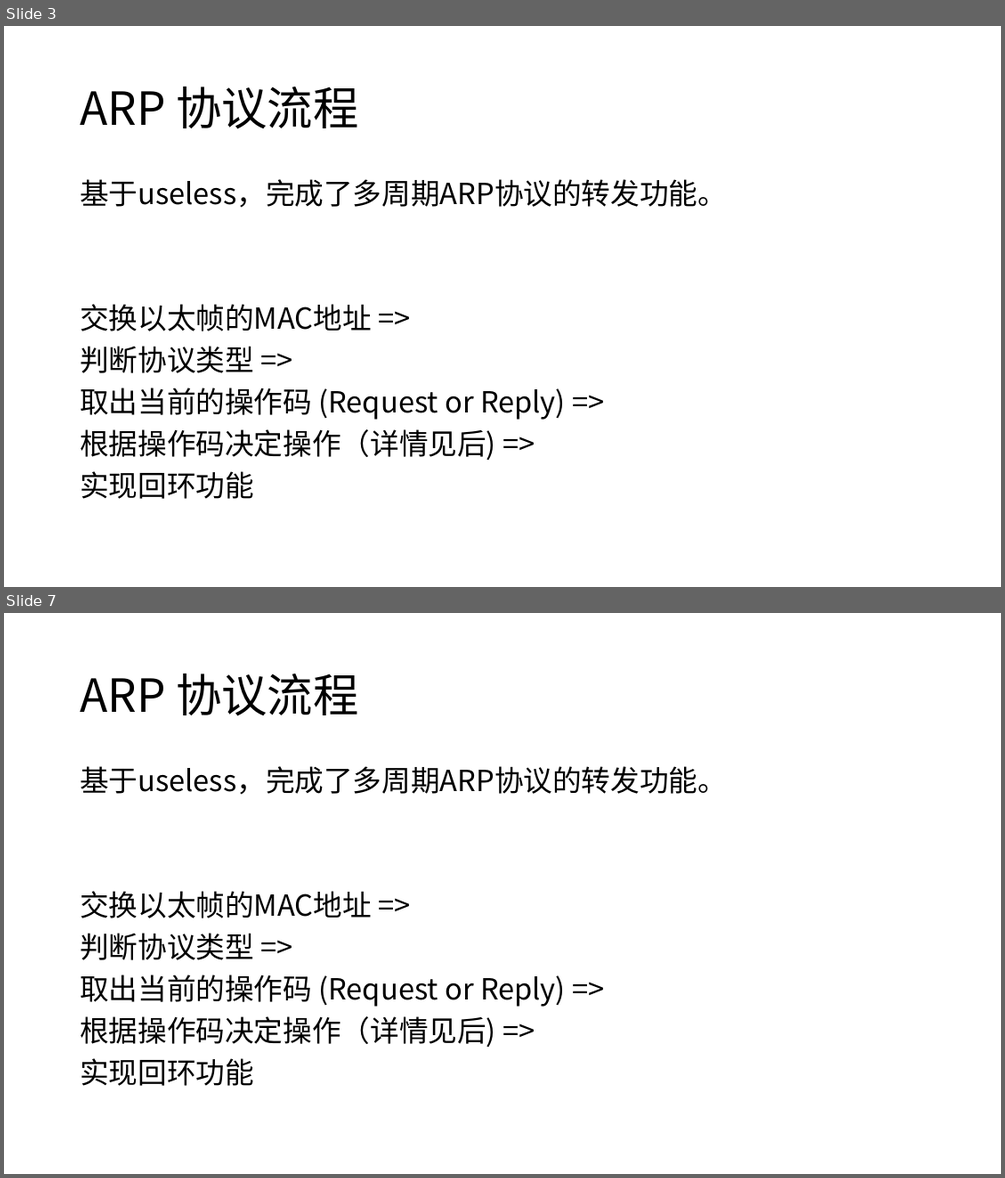
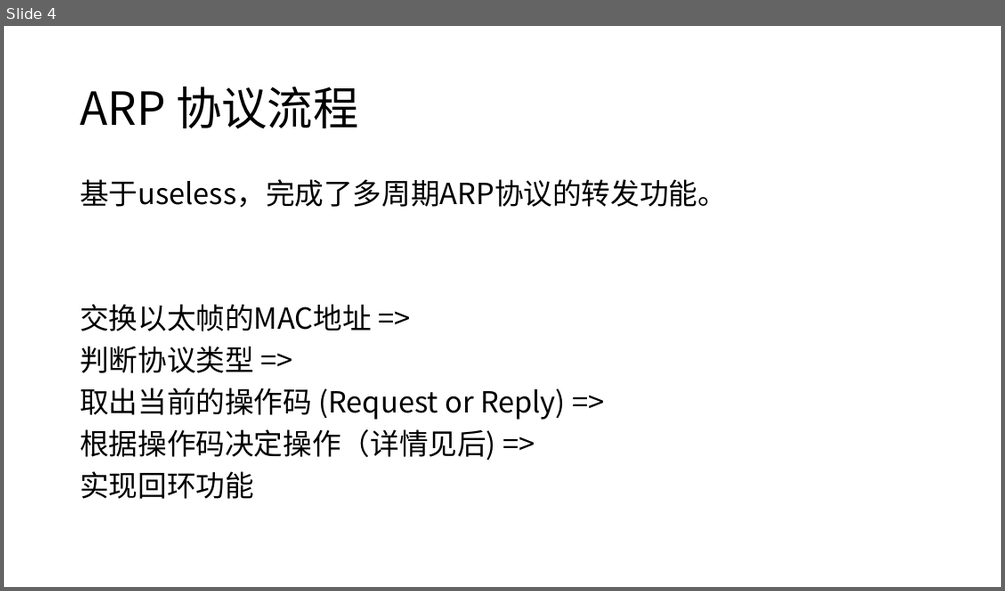
Before and after one commit to Guangxuan-Xiao/FPGA-RV32-Router, a slide deck: ppt/loopback+arp.pptx. Shown one above the other, each under a label of ours: slides 3 and 7 before the commit, slide 4 after it; the slides between them are not shown. The pictures are 1005x1178 and 1005x591 pixels, drawn with LibreOffice and Linux fonts; fonts in the diff are those of the drawing. Boxes give left, top, right and bottom in pixels: in the first picture for what was removed or moved away, otherwise in the second. Text is boxed around its words. In the diff, an @@ line names an element or a change of style, - is before the commit and + after.

```diff
--- a/ppt/loopback+arp.pptx
+++ b/ppt/loopback+arp.pptx
@@ slide 7 removed at (x1=4, y1=613, x2=1001, y2=1174), background #FFFFFF @@
@@ text removed at (x1=80, y1=674, x2=358, y2=716) @@
-ARP 协议流程
@@ text removed at (x1=80, y1=766, x2=727, y2=1086) @@
-基于useless，完成了多周期ARP协议的转发功能。
-交换以太帧的MAC地址 =>
-判断协议类型 =>
-取出当前的操作码 (Request or Reply) =>
-根据操作码决定操作（详情见后) =>
-实现回环功能
@@ what was slide 3 is now slide 4 @@
```
Also in this commit, not shown: 2 slides added, 3 other files.
